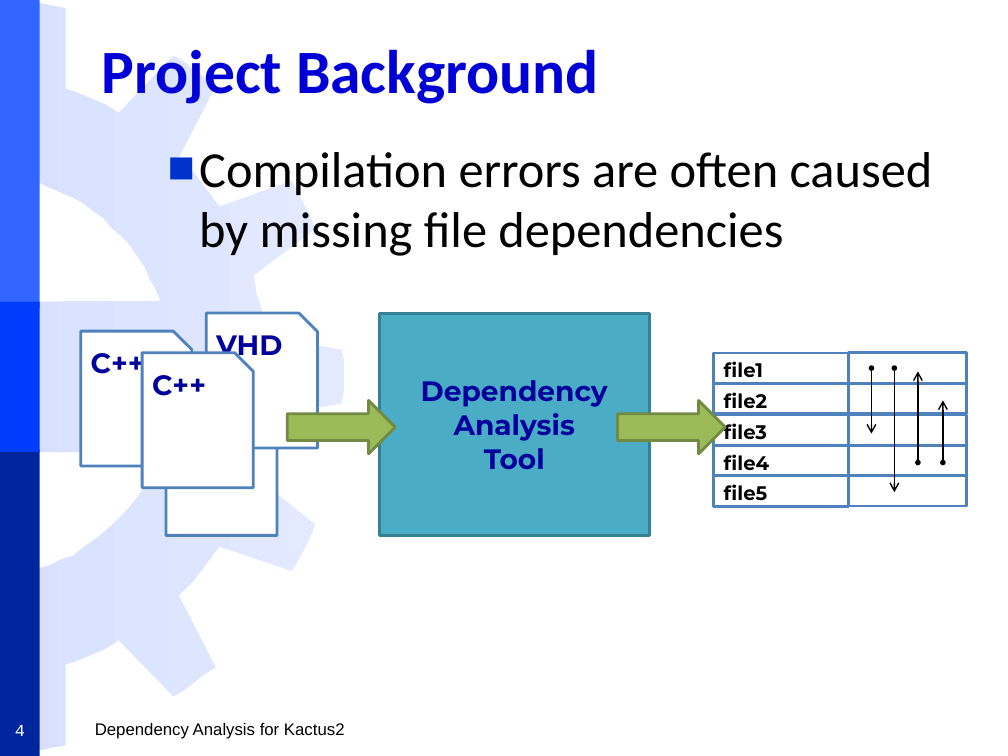
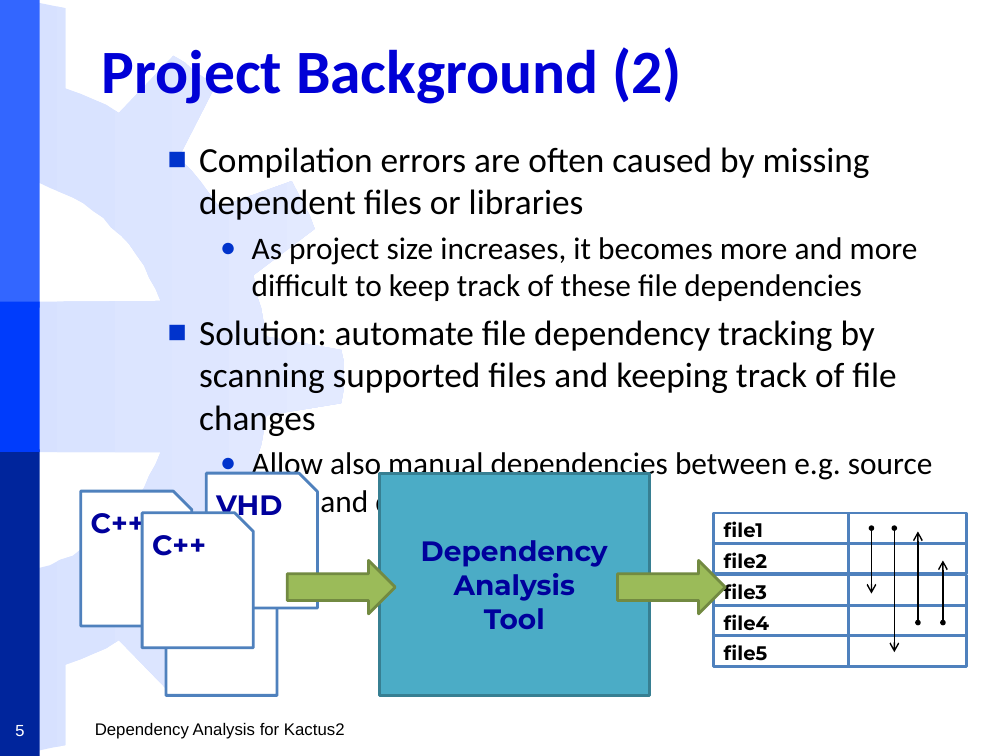
Before and after one commit to darwinbeing/kactus2all, a slide deck: slide 5 of Administrative/Final Report Slides.pptx (slide 4 before the commit). Drawn at 1008x756 pixels with LibreOffice and Linux fonts; fonts in the diff are those of the drawing; background and template pictures are left out. Boxes give left, top, right and bottom in pixels: in the first picture for what was removed or moved away, otherwise in the second. Text is boxed around its words. In the diff, an @@ line names an element or a change of style, - is before the commit and + after.

```diff
--- a/Administrative/Final Report Slides.pptx
+++ b/Administrative/Final Report Slides.pptx
@@ title at [101, 47, 682, 104]: text changed @@
-Project Background
+Project Background (2)
@@ text at [199, 147, 933, 520]: text changed; size 36 to 25.2 pt @@
-■ Compilation errors are often caused by missing file dependencies
+■ Compilation errors are often caused by missing dependent files or libraries
+  ● As project size increases, it becomes more and more difficult to keep track of these file dependencies
+■ Solution: automate file dependency tracking by scanning supported files and keeping track of file changes
+  ● Allow also manual dependencies between e.g. source code and documentation
@@ 11 rectangles, 4 snip rects, 4 double arrows, 2 right arrows: place and size @@
-11 rectangles, 4 snip rects, 4 double arrows, 2 right arrows at [81, 313, 967, 535]
+11 rectangles, 4 snip rects, 4 double arrows, 2 right arrows at [81, 473, 967, 696]
@@ page number at [15, 725, 25, 736]: text changed @@
-4
+5
```
Also in this commit, not shown: 1 other slide changed, 1 slide added.
